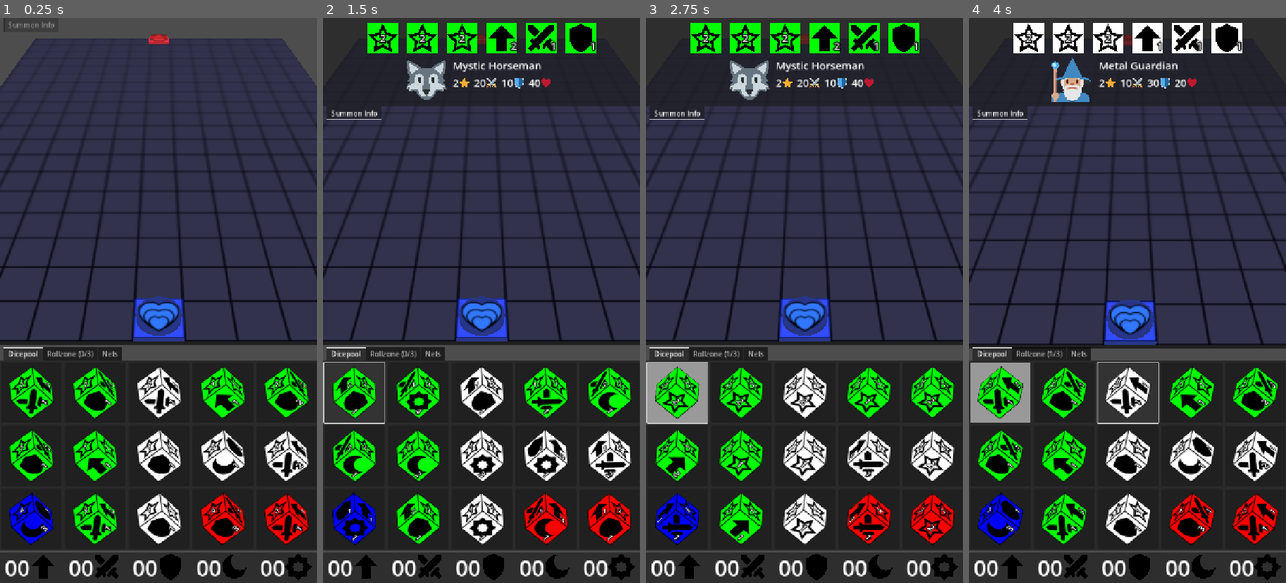
Above: before the commit, frames 1-4 (left to right).
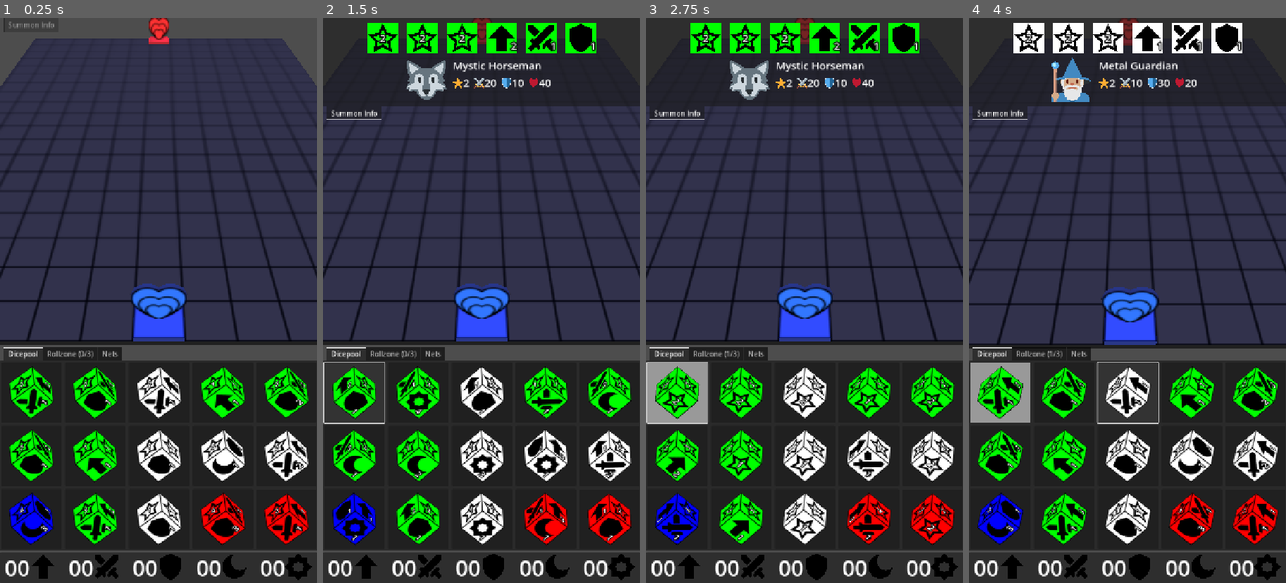
Above: after the commit, the same moments.

Repository: francocurotto/DDMre
Game: Godot game, scene res://scenes/duel.tscn
Two runs of this game, one before a commit and one after it. Both use one fixed random seed, a clock stepped at 60 frames per second and the inputs below.
Inputs (mouse positions are in pixels of both pictures, inside the frame that each line leads up to):
- Up to frame 1 (0.25 s): no input
- Up to frame 2 (1.5 s): click (354, 390) at 0.52 s; click (354, 390) at 1.27 s
- Up to frame 3 (2.75 s): click (677, 390) at 2.02 s
- Up to frame 4 (4 s): move the mouse to (1197, 272) at 2.77 s; click (1197, 272) at 2.92 s; drag from (1064, 328) to (1111, 413) at 3.52 s

The runs differ from the first frame. In frame 1, 1.4% of the frame differs, in the area x 41-59%, y 0-57%; in frame 2, 1.6%; in frame 3, 1.6%; in frame 4, 1.7%, in the area x 40-72%, y 0-57%.

Commit message:
change monster lord looks

Diff:
--- a/source/scenes/dice/side/side.gd
+++ b/source/scenes/dice/side/side.gd
@@ -23,7 +23,7 @@
 var crest : String = "SUMMON" :
 	set(_crest):
 		crest = _crest
-		$Crest.texture = load("res://assets/CREST_%s.svg" % crest)
+		$Crest.texture = load("res://assets/icons/CREST_%s.svg" % crest)
 		# reposition mult if summon and not summon
 		if crest == "SUMMON":
 			%Mult.position = Vector3(0,0,0)
--- a/source/scenes/dice/side/side.tscn
+++ b/source/scenes/dice/side/side.tscn
@@ -1,8 +1,8 @@
 [gd_scene load_steps=7 format=3 uid="uid://cbwouu0vicqix"]
 
 [ext_resource type="Script" uid="uid://bci3a5bnjlfkv" path="res://scenes/dice/side/side.gd" id="1_27crt"]
-[ext_resource type="Texture2D" uid="uid://caju6siypu748" path="res://assets/CREST_SUMMON.svg" id="1_81t1o"]
-[ext_resource type="Texture2D" uid="uid://b7gayl216h2r0" path="res://assets/SIDE.svg" id="2_e6b40"]
+[ext_resource type="Texture2D" uid="uid://caju6siypu748" path="res://assets/icons/CREST_SUMMON.svg" id="1_81t1o"]
+[ext_resource type="Texture2D" uid="uid://b7gayl216h2r0" path="res://assets/icons/SIDE.svg" id="2_e6b40"]
 [ext_resource type="PackedScene" uid="uid://bpdeuxhgpomqs" path="res://scenes/dice/side/pivot/pivot.tscn" id="4_e6b40"]
 [ext_resource type="PackedScene" uid="uid://bdw14yfe4pipb" path="res://scenes/dungeon/tiles/path_tile/path_tile.tscn" id="5_y5tqh"]
 
--- a/source/scenes/dungeon/tiles/base_tile/base_tile.tscn
+++ b/source/scenes/dungeon/tiles/base_tile/base_tile.tscn
@@ -1,7 +1,7 @@
 [gd_scene load_steps=6 format=3 uid="uid://bc0c7qve05l23"]
 
 [ext_resource type="Script" uid="uid://dktqxgp4pn310" path="res://scenes/dungeon/tiles/base_tile/base_tile.gd" id="1_fpg30"]
-[ext_resource type="Texture2D" uid="uid://dcgdgs20ssn60" path="res://assets/TILE_PATH.svg" id="2_iljxd"]
+[ext_resource type="Texture2D" uid="uid://dcgdgs20ssn60" path="res://assets/icons/TILE_PATH.svg" id="2_iljxd"]
 
 [sub_resource type="BoxShape3D" id="BoxShape3D_ww38m"]
 size = Vector3(1, 0.1, 1)
--- a/source/scenes/dungeon/tiles/path_tile/path_tile.tscn
+++ b/source/scenes/dungeon/tiles/path_tile/path_tile.tscn
@@ -1,7 +1,7 @@
 [gd_scene load_steps=6 format=3 uid="uid://bdw14yfe4pipb"]
 
 [ext_resource type="Script" uid="uid://vk0pehdbf45q" path="res://scenes/dungeon/tiles/path_tile/path_tile.gd" id="1_3wfqi"]
-[ext_resource type="Texture2D" uid="uid://dcgdgs20ssn60" path="res://assets/TILE_PATH.svg" id="1_kl27m"]
+[ext_resource type="Texture2D" uid="uid://dcgdgs20ssn60" path="res://assets/icons/TILE_PATH.svg" id="1_kl27m"]
 
 [sub_resource type="BoxShape3D" id="BoxShape3D_ww38m"]
 size = Vector3(1, 0.1, 1)
--- a/source/scenes/dungobj/monster_lord/monster_lord.gd
+++ b/source/scenes/dungobj/monster_lord/monster_lord.gd
@@ -1,9 +1,5 @@
 @tool
-extends StaticBody3D
-
-#region constants
-const ROTATIONS = {1: Vector3.ZERO, 2: Vector3(0,PI,0)}
-#endregion
+extends Node3D
 
 #region export variables
 @export_range(1,2) var player : int = 1 :
@@ -11,8 +7,7 @@
 		player = _player
 		set_icon()
 		var player_material = Globals.PLAYER_MATERIALS[player]
-		$MeshInstance3D.set_surface_override_material(0, player_material)
-		rotation = ROTATIONS[player]
+		$HEART.set_surface_override_material(0, player_material)
 
 @export_range(0,3) var hearts : int = 3 :
 	set(_hearts):
@@ -22,5 +17,6 @@
 
 #region private functions
 func set_icon():
-	$Icon.texture = load("res://assets/HEARTS_P%d_%d.svg" % [player, hearts])
+	$Icon1.texture = load("res://assets/icons/HEARTS_P%d_%d.svg" % [player, hearts])
+	$Icon2.texture = load("res://assets/icons/HEARTS_P%d_%d.svg" % [player, hearts])
 #endregion
--- a/source/scenes/dungobj/monster_lord/monster_lord.tscn
+++ b/source/scenes/dungobj/monster_lord/monster_lord.tscn
@@ -1,32 +1,25 @@
-[gd_scene load_steps=6 format=3 uid="uid://psjsnyqimdrd"]
+[gd_scene load_steps=5 format=3 uid="uid://t8ht0ta0nff6"]
 
-[ext_resource type="Script" uid="uid://xq4oaifpysxf" path="res://scenes/dungobj/monster_lord/monster_lord.gd" id="1_30uxh"]
+[ext_resource type="PackedScene" uid="uid://igdrcvp6icxm" path="res://assets/models/HEART/HEART.glb" id="1_6juce"]
+[ext_resource type="Script" uid="uid://bqcir7h7lace4" path="res://scenes/dungobj/monster_lord/monster_lord.gd" id="2_cv5c2"]
 [ext_resource type="Material" uid="uid://bpkw4mbdw5sv5" path="res://assets/materials/MATERIAL_P1.tres" id="2_hjuai"]
-[ext_resource type="Texture2D" uid="uid://dtyr3yq5phnf6" path="res://assets/HEARTS_P1_3.svg" id="2_m7l1t"]
+[ext_resource type="Texture2D" uid="uid://dtyr3yq5phnf6" path="res://assets/icons/HEARTS_P1_3.svg" id="2_m7l1t"]
 
-[sub_resource type="CylinderShape3D" id="CylinderShape3D_7sfyc"]
-height = 0.1
-radius = 0.45
+[node name="MonsterLord" instance=ExtResource("1_6juce")]
+script = ExtResource("2_cv5c2")
 
-[sub_resource type="CylinderMesh" id="CylinderMesh_f7xwi"]
-top_radius = 0.45
-bottom_radius = 0.45
-height = 0.1
-
-[node name="MonsterLord" type="StaticBody3D"]
-script = ExtResource("1_30uxh")
-
-[node name="CollisionShape3D" type="CollisionShape3D" parent="."]
-transform = Transform3D(1, 0, 0, 0, 1, 0, 0, 0, 1, 0, 0.05, 0)
-shape = SubResource("CylinderShape3D_7sfyc")
-
-[node name="MeshInstance3D" type="MeshInstance3D" parent="."]
-transform = Transform3D(1, 0, 0, 0, 1, 0, 0, 0, 1, 0, 0.05, 0)
-mesh = SubResource("CylinderMesh_f7xwi")
+[node name="HEART" parent="." index="0"]
+transform = Transform3D(1, 0, 0, 0, -4.37114e-08, -1, 0, 1, -4.37114e-08, 0, 0.45, -0.05)
 surface_material_override/0 = ExtResource("2_hjuai")
 
-[node name="Icon" type="Sprite3D" parent="."]
-transform = Transform3D(1, 0, 0, 0, 1, 0, 0, 0, 1, 0, 0.101, 0.05)
-pixel_size = 0.001
-axis = 1
+[node name="Icon1" type="Sprite3D" parent="." index="1"]
+transform = Transform3D(1, 0, 0, 0, 1, 0, 0, 0, 1, 0, 0.45, 0.051)
+pixel_size = 0.0013
+double_sided = false
 texture = ExtResource("2_m7l1t")
+
+[node name="Icon2" type="Sprite3D" parent="." index="2"]
+transform = Transform3D(-1, 0, -8.74228e-08, 0, 1, 0, 8.74228e-08, 0, -1, 0, 0.45, -0.051)
+pixel_size = 0.0013
+double_sided = false
+texture = ExtResource("2_m7l1t")
--- a/source/scenes/dungobj/summon/summon.gd
+++ b/source/scenes/dungobj/summon/summon.gd
@@ -17,8 +17,8 @@
 var type : String = "DRAGON" :
 	set(_type):
 		type = _type
-		$Body/Icon1.texture = load("res://assets/SUMMON_%s.svg" % type)
-		$Body/Icon2.texture = load("res://assets/SUMMON_%s.svg" % type)
+		$Body/Icon1.texture = load("res://assets/icons/SUMMON_%s.svg" % type)
+		$Body/Icon2.texture = load("res://assets/icons/SUMMON_%s.svg" % type)
 		$SummonOverhead.visible = type != "ITEM"
 
 @export_range(0, 50, 10) var original_attack : int = 10 :
--- a/source/scenes/dungobj/summon/summon.tscn
+++ b/source/scenes/dungobj/summon/summon.tscn
@@ -1,7 +1,7 @@
 [gd_scene load_steps=6 format=3 uid="uid://b1qptgwxay546"]
 
 [ext_resource type="Script" uid="uid://cjiaw6dgirjlg" path="res://scenes/dungobj/summon/summon.gd" id="1_we0cr"]
-[ext_resource type="Texture2D" uid="uid://didfe015s6jye" path="res://assets/SUMMON_DRAGON.svg" id="2_05ifw"]
+[ext_resource type="Texture2D" uid="uid://didfe015s6jye" path="res://assets/icons/SUMMON_DRAGON.svg" id="2_05ifw"]
 [ext_resource type="Material" uid="uid://bpkw4mbdw5sv5" path="res://assets/materials/MATERIAL_P1.tres" id="2_7sf84"]
 [ext_resource type="PackedScene" uid="uid://cnstwc06ol2cs" path="res://scenes/dungobj/summon/summon_overhead/summon_overhead.tscn" id="3_fwims"]
 
--- a/source/scenes/dungobj/summon/summon_overhead/overhead_side/overhead_attr/overhead_attr.gd
+++ b/source/scenes/dungobj/summon/summon_overhead/overhead_side/overhead_attr/overhead_attr.gd
@@ -6,7 +6,7 @@
 var attr : String = "ATTACK" :
 	set(_attr):
 		attr = _attr
-		$AttrIcon.texture = load("res://assets/ATTR_%s.svg" % attr)
+		$AttrIcon.texture = load("res://assets/icons/ATTR_%s.svg" % attr)
 
 @export var alpha : float = 1.0 :
 	set(_alpha):
--- a/source/scenes/dungobj/summon/summon_overhead/overhead_side/overhead_attr/overhead_attr.tscn
+++ b/source/scenes/dungobj/summon/summon_overhead/overhead_side/overhead_attr/overhead_attr.tscn
@@ -1,7 +1,7 @@
 [gd_scene load_steps=3 format=3 uid="uid://b6yse5bixoxr"]
 
 [ext_resource type="Script" uid="uid://xgm2avd2rns1" path="res://scenes/dungobj/summon/summon_overhead/overhead_side/overhead_attr/overhead_attr.gd" id="1_fmxq2"]
-[ext_resource type="Texture2D" uid="uid://dho2ok8ktf2tv" path="res://assets/ATTR_ATTACK.svg" id="1_q1fgw"]
+[ext_resource type="Texture2D" uid="uid://dho2ok8ktf2tv" path="res://assets/icons/ATTR_ATTACK.svg" id="1_q1fgw"]
 
 [node name="OverheadAttr" type="Node3D"]
 script = ExtResource("1_fmxq2")
--- a/source/scenes/player_gui/dice_gui/crestpool/crest_counter/crest_counter.gd
+++ b/source/scenes/player_gui/dice_gui/crestpool/crest_counter/crest_counter.gd
@@ -10,7 +10,7 @@
 var type : String = "MOVEMENT" :
 	set(_type):
 		type = _type
-		%TextureRect.texture = load("res://assets/CREST_%s.svg" % type)
+		%TextureRect.texture = load("res://assets/icons/CREST_%s.svg" % type)
 #endregion
 
 #region public variables
--- a/source/scenes/player_gui/dice_gui/crestpool/crest_counter/crest_counter.tscn
+++ b/source/scenes/player_gui/dice_gui/crestpool/crest_counter/crest_counter.tscn
@@ -1,6 +1,6 @@
 [gd_scene load_steps=3 format=3 uid="uid://42saa5x3jrjr"]
 
-[ext_resource type="Texture2D" uid="uid://bytb1t811lcmu" path="res://assets/CREST_MOVEMENT.svg" id="1_30u4f"]
+[ext_resource type="Texture2D" uid="uid://bytb1t811lcmu" path="res://assets/icons/CREST_MOVEMENT.svg" id="1_30u4f"]
 [ext_resource type="Script" uid="uid://dxnx81f7f41qv" path="res://scenes/player_gui/dice_gui/crestpool/crest_counter/crest_counter.gd" id="1_nxkn2"]
 
 [node name="CrestCounter" type="MarginContainer"]
--- a/source/scenes/player_gui/dice_gui/net_buttons/net_button/net_button.gd
+++ b/source/scenes/player_gui/dice_gui/net_buttons/net_button/net_button.gd
@@ -6,5 +6,5 @@
 var type : String = "X" :
 	set(_type):
 		type = _type
-		icon = load("res://assets/NET_%s.png" % type)
+		icon = load("res://assets/icons/NET_%s.png" % type)
 #endregion
--- a/source/scenes/player_gui/dice_gui/net_buttons/net_button/net_button.tscn
+++ b/source/scenes/player_gui/dice_gui/net_buttons/net_button/net_button.tscn
@@ -1,6 +1,6 @@
 [gd_scene load_steps=3 format=3 uid="uid://4mlxmxnqgngo"]
 
-[ext_resource type="Texture2D" uid="uid://d4hqf36tbxwug" path="res://assets/NET_X.png" id="1_p516w"]
+[ext_resource type="Texture2D" uid="uid://d4hqf36tbxwug" path="res://assets/icons/NET_X.png" id="1_p516w"]
 [ext_resource type="Script" uid="uid://csrt0x0re0q86" path="res://scenes/player_gui/dice_gui/net_buttons/net_button/net_button.gd" id="2_p516w"]
 
 [node name="NetButton" type="Button"]
--- a/source/scenes/player_gui/dice_gui/net_buttons/net_buttons.tscn
+++ b/source/scenes/player_gui/dice_gui/net_buttons/net_buttons.tscn
@@ -2,16 +2,16 @@
 
 [ext_resource type="Script" uid="uid://dnuqr30sohtha" path="res://scenes/player_gui/dice_gui/net_buttons/net_buttons.gd" id="1_4p63l"]
 [ext_resource type="PackedScene" uid="uid://4mlxmxnqgngo" path="res://scenes/player_gui/dice_gui/net_buttons/net_button/net_button.tscn" id="2_y0p1r"]
-[ext_resource type="Texture2D" uid="uid://db4mlpqkpdskc" path="res://assets/NET_T.png" id="3_qsgto"]
-[ext_resource type="Texture2D" uid="uid://b27db0ccqv4c4" path="res://assets/NET_Y.png" id="4_fed8u"]
-[ext_resource type="Texture2D" uid="uid://ggiwpcvi8x8e" path="res://assets/NET_Z.png" id="5_xairn"]
-[ext_resource type="Texture2D" uid="uid://c5kh0yp5j2v2b" path="res://assets/NET_V.png" id="6_y8jkg"]
-[ext_resource type="Texture2D" uid="uid://dxx82rc13tw0r" path="res://assets/NET_N.png" id="7_hu0fn"]
-[ext_resource type="Texture2D" uid="uid://c2silndntm2b8" path="res://assets/NET_M.png" id="8_kilaj"]
-[ext_resource type="Texture2D" uid="uid://brft705uhtodf" path="res://assets/NET_E.png" id="9_vykko"]
-[ext_resource type="Texture2D" uid="uid://0r1ewuguiu57" path="res://assets/NET_P.png" id="10_87e1u"]
-[ext_resource type="Texture2D" uid="uid://dlsrpndif6vue" path="res://assets/NET_R.png" id="11_b0vad"]
-[ext_resource type="Texture2D" uid="uid://bomweggr115lm" path="res://assets/NET_L.png" id="12_8criv"]
+[ext_resource type="Texture2D" uid="uid://db4mlpqkpdskc" path="res://assets/icons/NET_T.png" id="3_qsgto"]
+[ext_resource type="Texture2D" uid="uid://b27db0ccqv4c4" path="res://assets/icons/NET_Y.png" id="4_fed8u"]
+[ext_resource type="Texture2D" uid="uid://ggiwpcvi8x8e" path="res://assets/icons/NET_Z.png" id="5_xairn"]
+[ext_resource type="Texture2D" uid="uid://c5kh0yp5j2v2b" path="res://assets/icons/NET_V.png" id="6_y8jkg"]
+[ext_resource type="Texture2D" uid="uid://dxx82rc13tw0r" path="res://assets/icons/NET_N.png" id="7_hu0fn"]
+[ext_resource type="Texture2D" uid="uid://c2silndntm2b8" path="res://assets/icons/NET_M.png" id="8_kilaj"]
+[ext_resource type="Texture2D" uid="uid://brft705uhtodf" path="res://assets/icons/NET_E.png" id="9_vykko"]
+[ext_resource type="Texture2D" uid="uid://0r1ewuguiu57" path="res://assets/icons/NET_P.png" id="10_87e1u"]
+[ext_resource type="Texture2D" uid="uid://dlsrpndif6vue" path="res://assets/icons/NET_R.png" id="11_b0vad"]
+[ext_resource type="Texture2D" uid="uid://bomweggr115lm" path="res://assets/icons/NET_L.png" id="12_8criv"]
 
 [node name="NetButtons" type="PanelContainer"]
 custom_minimum_size = Vector2(720, 430)
--- a/source/scenes/player_gui/info_gui/summon_info/sides_row/side2d/side2d.gd
+++ b/source/scenes/player_gui/info_gui/summon_info/sides_row/side2d/side2d.gd
@@ -2,7 +2,7 @@
 
 #region public functions
 func set_side(side, type):
-	$Icon.texture = load("res://assets/CREST_%s.svg" % side.crest)
+	$Icon.texture = load("res://assets/icons/CREST_%s.svg" % side.crest)
 	$Mult.text = str(side.mult)
 	$Background.color = Globals.SUMMON_COLORS[type]
 	# adjust mult location
--- a/source/scenes/player_gui/info_gui/summon_info/sides_row/side2d/side2d.tscn
+++ b/source/scenes/player_gui/info_gui/summon_info/sides_row/side2d/side2d.tscn
@@ -1,7 +1,7 @@
 [gd_scene load_steps=3 format=3 uid="uid://dnaay2esdb4va"]
 
 [ext_resource type="Script" uid="uid://c5sm0ljl1q2da" path="res://scenes/player_gui/info_gui/summon_info/sides_row/side2d/side2d.gd" id="1_1ean1"]
-[ext_resource type="Texture2D" uid="uid://caju6siypu748" path="res://assets/CREST_SUMMON.svg" id="1_lfwhf"]
+[ext_resource type="Texture2D" uid="uid://caju6siypu748" path="res://assets/icons/CREST_SUMMON.svg" id="1_lfwhf"]
 
 [node name="Side2D" type="AspectRatioContainer"]
 custom_minimum_size = Vector2(70, 70)
--- a/source/scenes/player_gui/info_gui/summon_info/summon_attr/summon_attr.gd
+++ b/source/scenes/player_gui/info_gui/summon_info/summon_attr/summon_attr.gd
@@ -6,7 +6,7 @@
 var attr : String = "LEVEL" :
 	set(_attr):
 		attr = _attr
-		$Attr.texture = load("res://assets/ATTR_%s.svg" % attr)
+		$Attr.texture = load("res://assets/icons/ATTR_%s.svg" % attr)
 
 @export var value : int = 1 :
 	set(_value):
--- a/source/scenes/player_gui/info_gui/summon_info/summon_attr/summon_attr.tscn
+++ b/source/scenes/player_gui/info_gui/summon_info/summon_attr/summon_attr.tscn
@@ -1,16 +1,11 @@
 [gd_scene load_steps=3 format=3 uid="uid://cmdfsqfsxoyqt"]
 
 [ext_resource type="Script" uid="uid://2u1d1amap5ve" path="res://scenes/player_gui/info_gui/summon_info/summon_attr/summon_attr.gd" id="1_4kh6i"]
-[ext_resource type="Texture2D" uid="uid://batr7m2cjphoy" path="res://assets/ATTR_LEVEL.svg" id="1_pj7fg"]
+[ext_resource type="Texture2D" uid="uid://batr7m2cjphoy" path="res://assets/icons/ATTR_LEVEL.svg" id="1_pj7fg"]
 
 [node name="SummonAttr" type="HBoxContainer"]
 theme_override_constants/separation = 0
 script = ExtResource("1_4kh6i")
-
-[node name="Value" type="Label" parent="."]
-layout_mode = 2
-theme_override_font_sizes/font_size = 24
-text = "1"
 
 [node name="Attr" type="TextureRect" parent="."]
 custom_minimum_size = Vector2(24, 24)
@@ -18,3 +13,8 @@
 texture = ExtResource("1_pj7fg")
 expand_mode = 1
 stretch_mode = 5
+
+[node name="Value" type="Label" parent="."]
+layout_mode = 2
+theme_override_font_sizes/font_size = 24
+text = "1"
--- a/source/scenes/player_gui/info_gui/summon_info/summon_info.gd
+++ b/source/scenes/player_gui/info_gui/summon_info/summon_info.gd
@@ -3,7 +3,7 @@
 #region public functions
 func set_dice_info(dice):
 	%SidesRow.set_sides(dice.sides, dice.summon.type)
-	%SummonIcon.texture = load("res://assets/SUMMON_%s.svg" % dice.summon.type)
+	%SummonIcon.texture = load("res://assets/icons/SUMMON_%s.svg" % dice.summon.type)
 	%Name.text = dice.summon.summon_name
 	%Level.value = dice.summon.level
 	%Attack.value = dice.summon.attack
--- a/source/scenes/player_gui/info_gui/summon_info/summon_info.tscn
+++ b/source/scenes/player_gui/info_gui/summon_info/summon_info.tscn
@@ -2,7 +2,7 @@
 
 [ext_resource type="Script" uid="uid://dj300rw20lrew" path="res://scenes/player_gui/info_gui/summon_info/summon_info.gd" id="1_a1tbk"]
 [ext_resource type="PackedScene" uid="uid://chawlghgqva5o" path="res://scenes/player_gui/info_gui/summon_info/sides_row/sides_row.tscn" id="1_nbd76"]
-[ext_resource type="Texture2D" uid="uid://didfe015s6jye" path="res://assets/SUMMON_DRAGON.svg" id="2_ne7m4"]
+[ext_resource type="Texture2D" uid="uid://didfe015s6jye" path="res://assets/icons/SUMMON_DRAGON.svg" id="2_ne7m4"]
 [ext_resource type="PackedScene" uid="uid://cmdfsqfsxoyqt" path="res://scenes/player_gui/info_gui/summon_info/summon_attr/summon_attr.tscn" id="3_wbsye"]
 
 [node name="SummonInfo" type="MarginContainer"]
Not shown, removed: source/assets/ATTR_ATTACK.svg.import
Not shown, removed: source/assets/ATTR_DEFENSE.svg.import
Not shown, removed: source/assets/ATTR_HEALTH.svg.import
Not shown, removed: source/assets/ATTR_LEVEL.svg.import
Not shown, removed: source/assets/ATTR_NOHEALTH.svg.import
Not shown, removed: source/assets/CREST_ATTACK.svg.import
Not shown, removed: source/assets/CREST_DEFENSE.svg.import
Not shown, removed: source/assets/CREST_MAGIC.svg.import
Not shown, removed: source/assets/CREST_MOVEMENT.svg.import
Not shown, removed: source/assets/CREST_SUMMON.svg.import
Not shown, removed: source/assets/CREST_TRAP.svg.import
Not shown, removed: source/assets/HEARTS_P1_0.svg.import
(and 116 more such lines)
